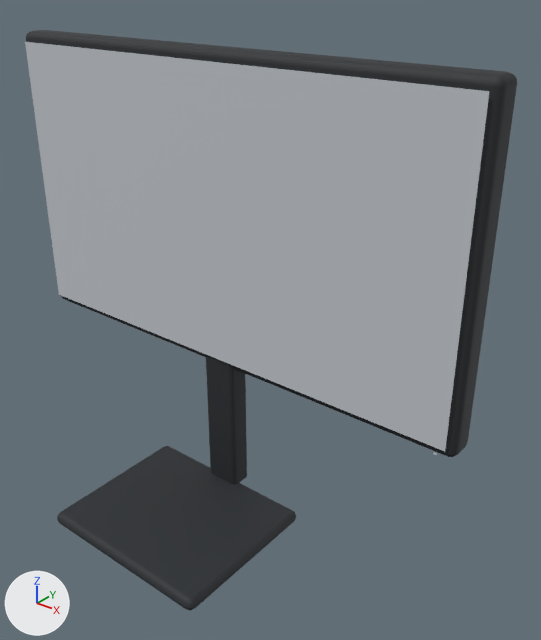
The glTF model public/room/assets/monitor.glb: old version first, new version second.
Camera for both pictures: a 50 mm camera at (0.54, -0.503, 0.625) aimed at (0.069, 0.085, 0.26). Every picture has the same lights, and +X, +Y and +Z are marked at lower left. The picture after the commit comes second. Where no turn or scale is listed for an object, it has been applied to the vertices. Vertices at exactly the same position are counted once.

In view in the first picture: 'monitor', 'screen'.
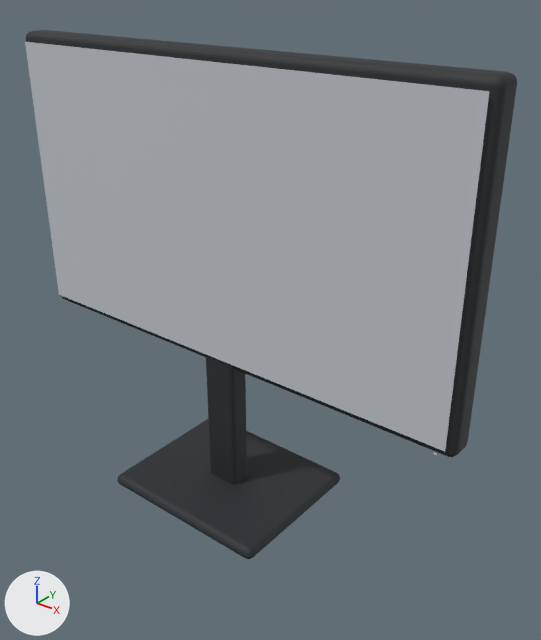
Where the newer file only moved an object's origin or applied its transform, the numbers keep the older frame.

Pixel boxes [x1, y1, x2, y2] of what changed, in the pictures (541 x 640 px; the box of a moved part takes in the faces that stretch with it):
'monitor', reshaped (9% shorter)
    before: [26, 30, 517, 610]
    after: [26, 30, 517, 559]
part 1 of me_monitor, moved or reshaped
    before: [57, 446, 296, 610]
    after: [118, 419, 340, 559]

Diff of the bpy script that builds the scene:
```diff
--- a/public/room/assets/monitor.glb.py
+++ b/public/room/assets/monitor.glb.py
@@ me_monitor @@
 # used by ob_monitor; location = (0.0, 0.0, 0.271)
-me_monitor.from_pydata(...)  # 368 vertices, 720 faces; spans x -0.308..0.308, y -0.106..0.106, z -0.271..0.271
+me_monitor.from_pydata(...)  # 368 vertices, 720 faces; spans x -0.308..0.308, y -0.01..0.18, z -0.271..0.271
+# me_monitor part 1: the loose piece of 80 vertices spanning x -0.115..0.115, y -0.106..0.084, z -0.271..-0.255 is moved by (0.0, 0.096, 0.0)
 me_monitor.materials.append(mat_frame)
```
